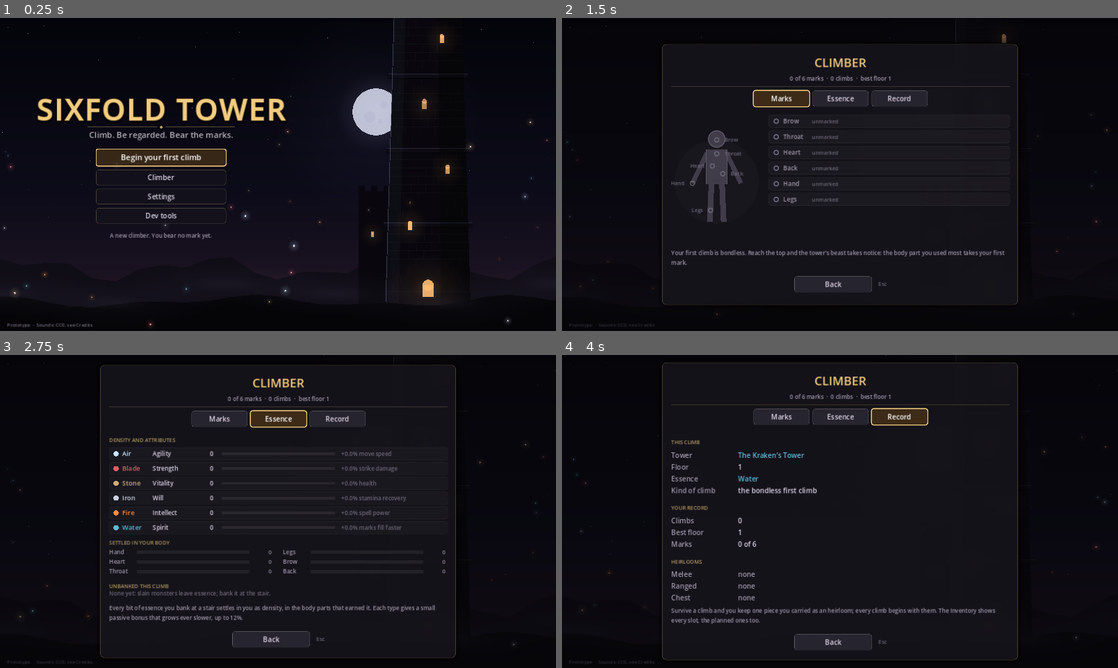
Above: before the commit, frames 1-4 (two rows, left to right).
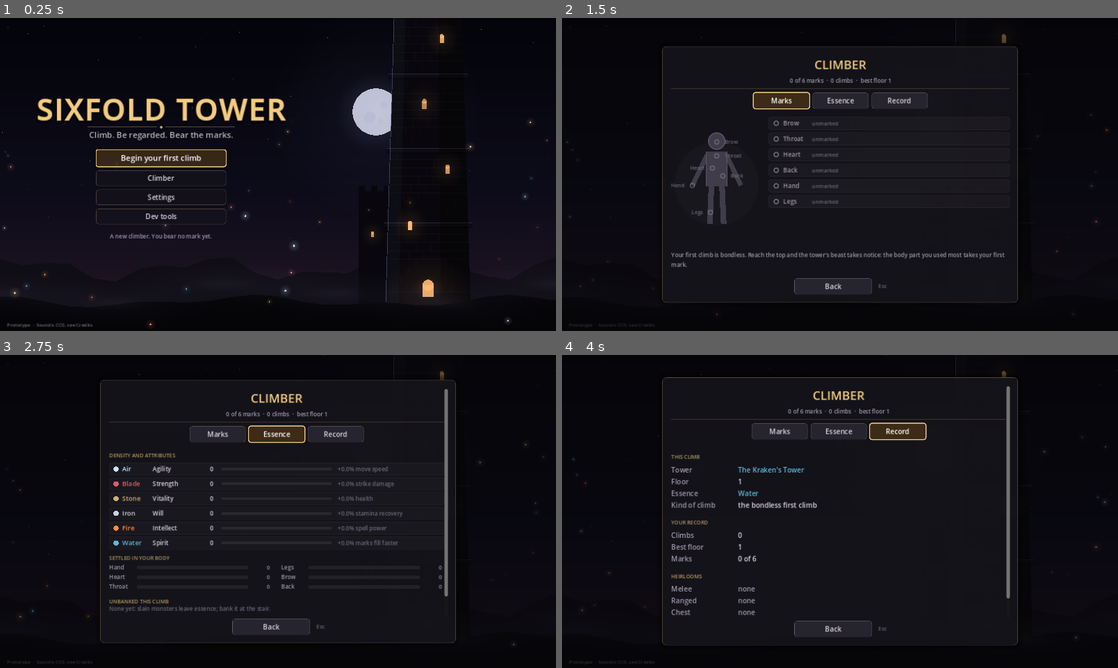
Above: after the commit, the same moments.

Repository: Raphu88/sixfold-tower-godot
Game: Godot game, scene res://scenes/main.tscn
Two runs of this game, one before a commit and one after it. Both use one fixed random seed, a clock stepped at 60 frames per second and the inputs below.
Inputs:
- Up to frame 1 (0.25 s): no input
- Up to frame 2 (1.5 s): click "Climber" at 0.5 s; click "Marks" at 1.25 s
- Up to frame 3 (2.75 s): click "Essence" at 2 s
- Up to frame 4 (4 s): click "Marks" at 2.75 s; click "Record" at 3.5 s

The runs differ from the first frame. In frame 1, 1.1% of the frame differs, in the area x 17-41%, y 41-71%; in frame 2, 3.1%; in frame 3, 6.6%, in the area x 18-82%, y 3-97%; in frame 4, 6.3%.

Commit message:
Climber and inventory: Close/Back pinned below the scroll area
On a phone these pages are taller than the screen, so the button at the
end of the page could be out of sight.

Co-Authored-By: Claude Opus 5.5 <noreply@anthropic.com>

Diff:
--- a/scripts/menu.gd
+++ b/scripts/menu.gd
@@ -46,6 +46,10 @@
 var box: VBoxContainer  # the current page's contents
 var panel: PanelContainer
 var scroll: ScrollContainer
+## Below the scroll area: Close/Back on the tall pages, so it's always on screen.
+var foot: VBoxContainer
+const PINNED_FOOTER := ["climber", "inventory"]
+const FOOT_H := 54.0
 var toast := ""
 var toast_t := 0.0
 var confirm_back := ""  # the page "Cancel" returns to
@@ -82,7 +86,12 @@
 	scroll = ScrollContainer.new()
 	scroll.horizontal_scroll_mode = ScrollContainer.SCROLL_MODE_DISABLED
 	scroll.follow_focus = true  # keys and controller: long pages scroll to the focused button
-	panel.add_child(scroll)
+	var col := VBoxContainer.new()
+	col.add_theme_constant_override("separation", 6)
+	panel.add_child(col)
+	col.add_child(scroll)
+	foot = VBoxContainer.new()
+	col.add_child(foot)
 	box = VBoxContainer.new()
 	box.size_flags_horizontal = Control.SIZE_EXPAND_FILL
 	box.add_theme_constant_override("separation", 8)
@@ -146,6 +155,10 @@
 		var ctl: Control = c
 		if ctl.is_visible_in_tree() and ctl.get_global_rect().has_point(pos) and scroll.get_global_rect().has_point(pos):
 			found = ctl
+	for c in foot.find_children("*", cls, true, false):
+		var ctl: Control = c
+		if ctl.is_visible_in_tree() and ctl.get_global_rect().has_point(pos):
+			found = ctl
 	return found
 
 
@@ -244,7 +257,7 @@
 		center.size = s
 		var h := minf(_wanted_height(), s.y - 32.0)
 		if page == "climber" or page == "inventory":
-			h = minf(maxf(_wanted_height(), 560.0), s.y - 32.0)  # (the same size on every tab)
+			h = minf(maxf(_wanted_height(), 560.0), s.y - 32.0) - FOOT_H  # (the same size on every tab; Close sits below)
 		scroll.custom_minimum_size = Vector2(minf(float(WIDTHS.get(page, 560.0)), s.x - 32.0), h)
 
 
@@ -302,8 +315,8 @@
 		main.touch.release_all()
 	if main != null and main.pad != null:
 		main.pad.release_all()
-	for c in box.get_children():
-		box.remove_child(c)
+	for c in box.get_children() + foot.get_children():
+		c.get_parent().remove_child(c)
 		c.queue_free()
 	details = null
 	if keep < 0:
@@ -347,6 +360,7 @@
 func focusables() -> Array:
 	var list: Array = []
 	_collect_focus(box, list)
+	_collect_focus(foot, list)
 	return list
 
 
@@ -1167,11 +1181,13 @@
 ## The bottom of a page: Back (or Close, for a screen opened by its key) and
 ## which key does the same.
 func _footer() -> void:
-	_gap(4)
+	var pinned: bool = page in PINNED_FOOTER
+	if not pinned:
+		_gap(4)
 	var row := HBoxContainer.new()
 	row.alignment = BoxContainer.ALIGNMENT_CENTER
 	row.add_theme_constant_override("separation", 14)
-	box.add_child(row)
+	(foot if pinned else box).add_child(row)
 	var closing := _back_page() == ""
 	var b := _button("Close" if closing else "Back", go_back, row)
 	b.custom_minimum_size.x = 180.0
